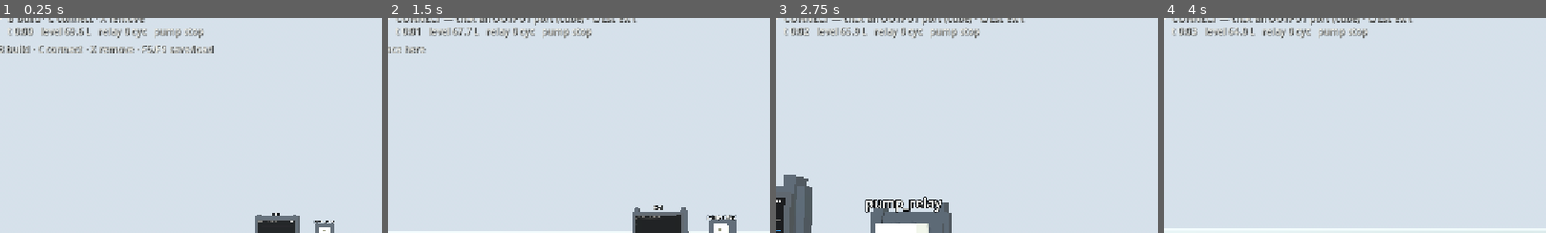
Above: before the commit, frames 1-4 (left to right).
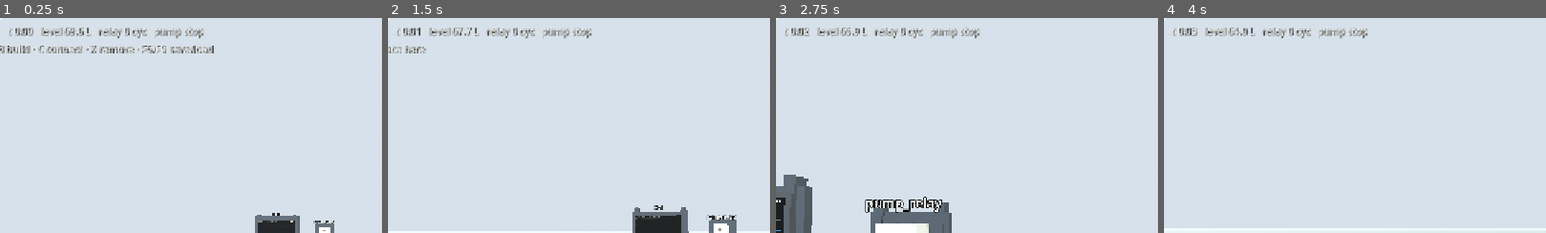
Above: after the commit, the same moments.

Repository: whharris917/flowstate
Game: Godot game, scene res://world/sandbox.tscn
Same seed, same stepped clock (60 frames per second), same inputs: the game is played once before the commit and once after it. Sound files missing from this copy of the repository are replaced by a short silence.
Inputs (mouse positions are % of the whole screen's width and height, from its top left):
- Up to frame 1 (0.25 s): no input
- Up to frame 2 (1.5 s): move the mouse to (55, 50) at 0.52 s; hold B (build_mode) 0.53-1.28 s; hold W (move_forward) from 0.53 s (still down); click (55, 50) at 0.67 s; move the mouse to (45, 50) at 1.27 s; tap C (connect_mode) at 1.35 s
- Up to frame 3 (2.75 s): keep holding W (move_forward); move the mouse to (52, 48) at 2.02 s; hold X (delete_item) from 2.03 s (still down)
- Up to frame 4 (4 s): keep holding W (move_forward); move the mouse to (49, 52) at 2.77 s; release X (delete_item) at 2.78 s; tap E (interact) at 2.85 s; click (49, 52) at 2.92 s; move the mouse to (57, 51) at 3.52 s; press the mouse at (57, 51) at 3.53 s
The pictures show only the part of the screen within x 0-50%, y 0-50%; the shares and areas given below are measured in that part.

The runs differ from the first frame. In frame 1, 0.5% of the frame differs, in the area x 2-38%, y 0-3%; in frame 2, 0.8%, in the area x 2-66%, y 0-4%; in frame 3, 0.8%; in frame 4, 0.8%.

Commit message:
Fix mode label clipping: pin its bottom edge, grow upward
The bottom-left HUD label was positioned by its top edge 12 px above
the screen bottom, so the text body always hung off-screen; editor
game-view modes only masked or revealed the overhang, and the new
canvas_items stretch baked it into all of them. Anchor the bottom
edge at -12 with zero height and let the label grow upward.

Co-Authored-By: Claude Fable 5 <noreply@anthropic.com>
Claude-Session: https://claude.ai/code/session_01LEpShB69R5sqJSsHUaRUU2

Diff:
--- a/game/ui/hud.gd
+++ b/game/ui/hud.gd
@@ -32,7 +32,13 @@
 	_mode_label = _make_label(HORIZONTAL_ALIGNMENT_LEFT)
 	_mode_label.set_anchors_preset(PRESET_BOTTOM_LEFT)
 	_mode_label.grow_vertical = GROW_DIRECTION_BEGIN
-	_mode_label.position = Vector2(12, -12)
+	# Pin the BOTTOM edge 12 px above the screen edge (zero height) and
+	# let the label grow upward from there — setting position instead
+	# pins the top edge, leaving the text body hanging off-screen.
+	_mode_label.offset_left = 12.0
+	_mode_label.offset_right = 12.0
+	_mode_label.offset_top = -12.0
+	_mode_label.offset_bottom = -12.0
 
 
 func _make_label(align: HorizontalAlignment) -> Label:
